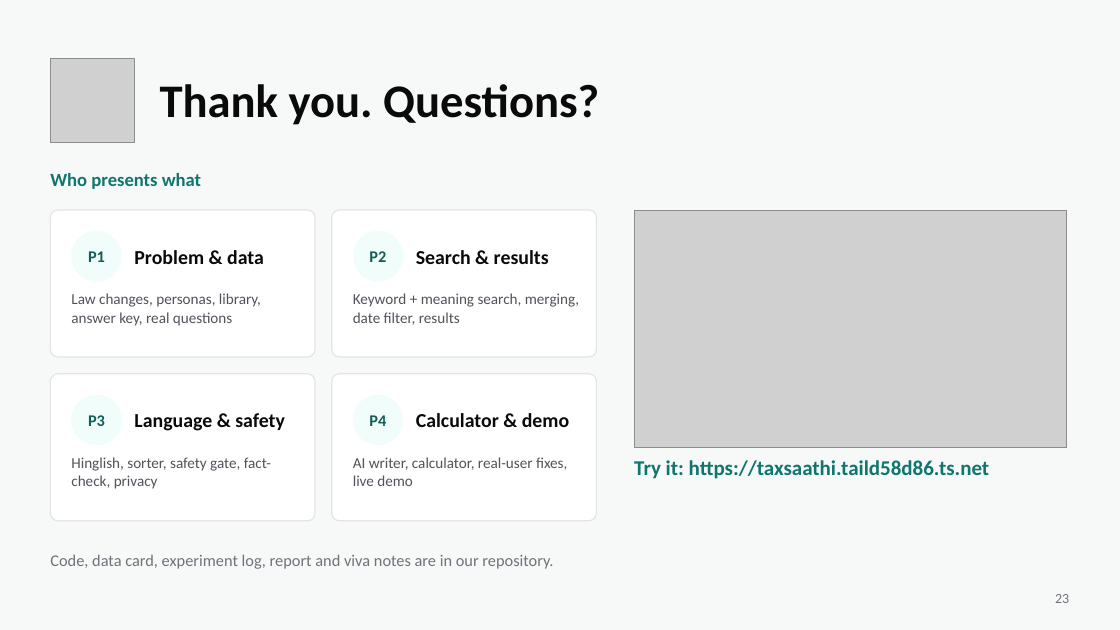
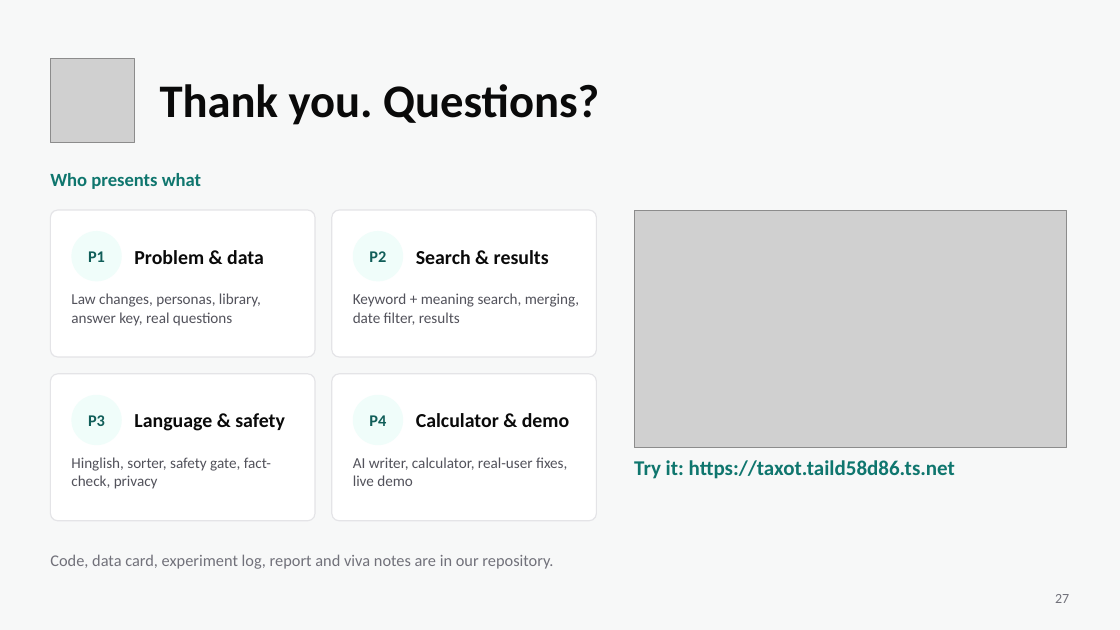
Before and after one commit to Champion1102/taxot, a slide deck: slide 27 of presentation/Taxot.pptx (slide 23 before the commit). Drawn at 1120x630 pixels with LibreOffice and Linux fonts; fonts in the diff are those of the drawing; grey boxes stand for pictures. Boxes give left, top, right and bottom in pixels: in the first picture for what was removed or moved away, otherwise in the second. Text is boxed around its words. In the diff, an @@ line names an element or a change of style, - is before the commit and + after.

```diff
--- a/presentation/Taxot.pptx
+++ b/presentation/Taxot.pptx
@@ text at bbox=[634, 460, 955, 479]: text changed @@
-Try it: https://taxsaathi.taild58d86.ts.net
+Try it: https://taxot.taild58d86.ts.net
@@ text at bbox=[1055, 594, 1069, 603]: text changed @@
-23
+27
```
Also in this commit, not shown: 22 other slides changed, 4 slides added, 10 other files.
